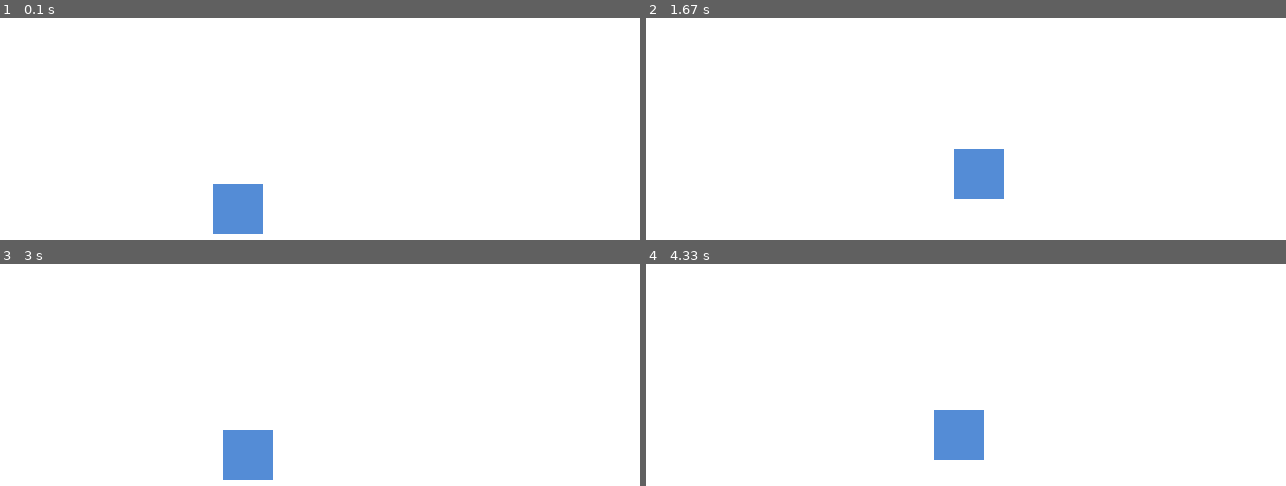
Above: before the commit, frames 1-4 (two rows, left to right).
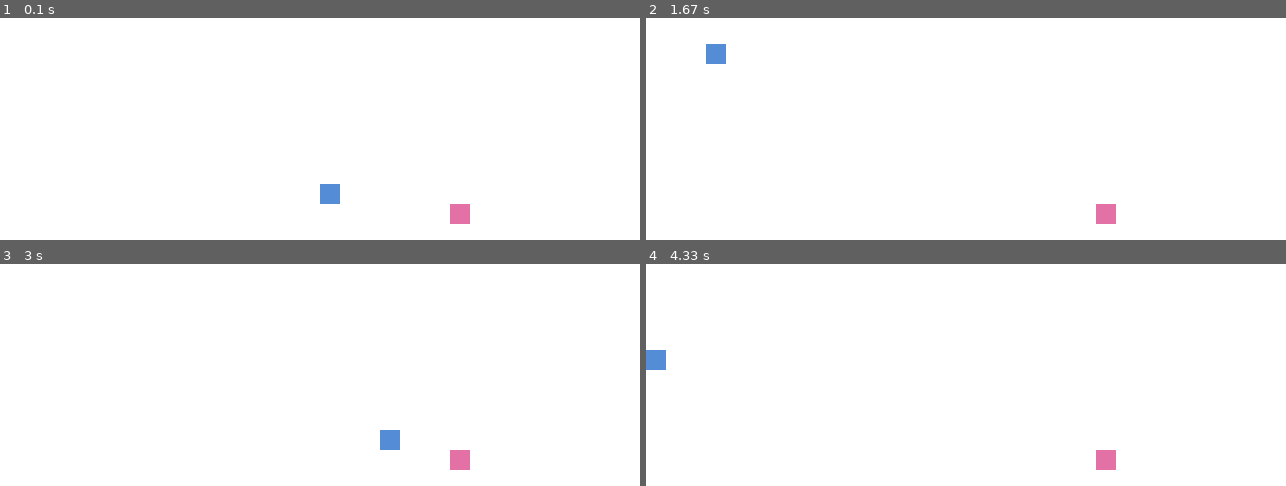
Above: after the commit, the same moments.

Repository: 100ballovby/8A_lessons_2122
Game: pygame game, started from 15_lesson_3101/01_collision.py
The game is run twice, just before and just after one commit, with the same random seed, the same clock (stepped at 60 frames per second) and the same inputs.
Inputs:
- Up to frame 1 (0.1 s): no input
- Up to frame 2 (1.67 s): hold Right 0.33-0.8 s; hold Up 0.83-1.13 s; hold Right 1.17-1.63 s
- Up to frame 3 (3 s): hold Left 1.67-2.2 s; hold Down 2.23-2.53 s; hold Left 2.57-2.97 s
- Up to frame 4 (4.33 s): hold Up 3-3.37 s; hold Right 3.4-4.03 s; hold Down from 4.07 s (still down)

The runs differ from the first frame. In frame 1, 2.3% of the frame differs, in the area x 33-74%, y 74-98%; in frame 2, 2.3%; in frame 3, 2.3%; in frame 4, 2.3%.

Commit message:
Adding hitbox 🧠

Diff:
--- a/15_lesson_3101/01_collision.py
+++ b/15_lesson_3101/01_collision.py
@@ -9,7 +9,7 @@
 clock = pg.time.Clock()  # добавление задержки в главный цикл
 
 # настраиваю появление квадрата
-x1 = W // 3  # начальные координаты появления объекта на экране
+x1 = W // 2  # начальные координаты появления объекта на экране
 y1 = H // 2  # начальные координаты появления объекта на экране
 x1_change = 0  # смена положения объекта на экране
 y1_change = 0  # смена положения объекта на экране
@@ -30,23 +30,27 @@
         elif event.type == pg.KEYDOWN:
             if event.key == pg.K_UP:
                 x1_change = 0
-                y1_change = -5
+                y1_change = -block
             elif event.key == pg.K_DOWN:
                 x1_change = 0
-                y1_change = 5
+                y1_change = block
             elif event.key == pg.K_LEFT:
-                x1_change = -5
+                x1_change = -block
                 y1_change = 0
             elif event.key == pg.K_RIGHT:
-                x1_change = 5
+                x1_change = block
                 y1_change = 0
             elif event.key == pg.K_ESCAPE:  # если нажали на esc
                 x1_change = y1_change = 0  # остановить
 
     # рисуем тут
     screen.fill((255, 255, 255))  # заливаю экран цветом
-    rect(screen, (84, 140, 214), [x1, y1, 50, 50])
+    rect(screen, (84, 140, 214), [x1, y1, block, block])  # игровой персонаж
+    rect(screen, (227, 113, 166), [enemy_x, enemy_y, block, block])
     pg.display.update()
+
+    if x1 == enemy_x and y1 == enemy_y:
+        print('HIT!')
 
     x1 += x1_change
     y1 += y1_change
